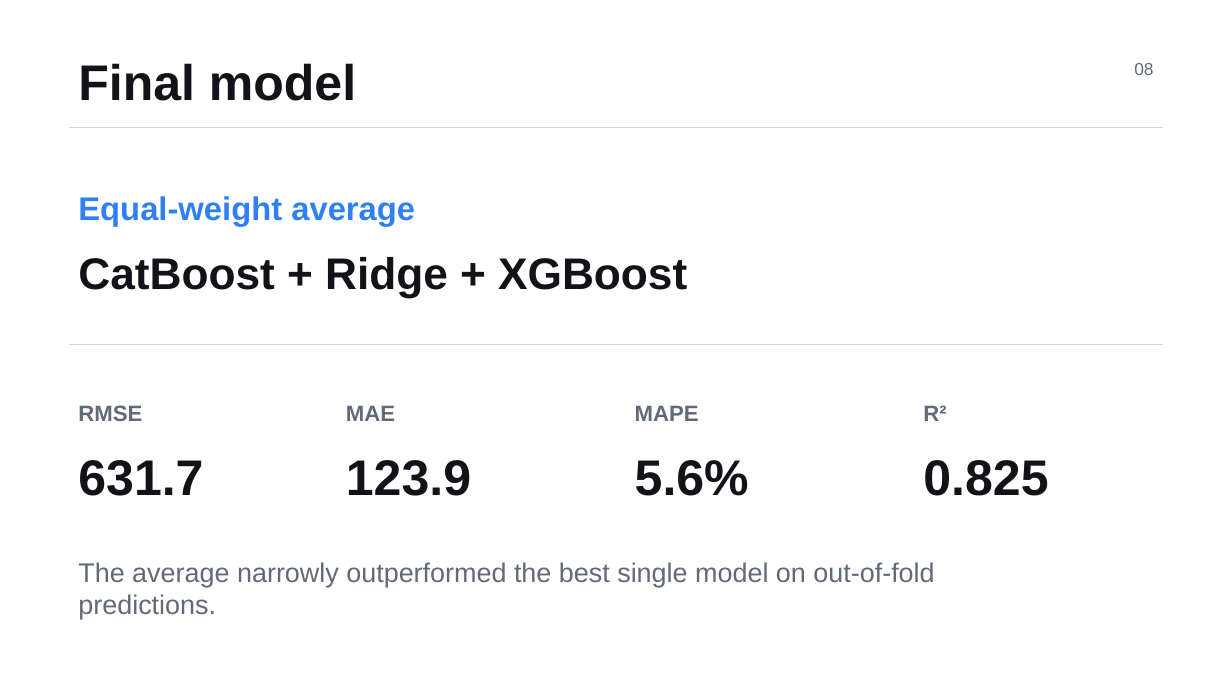
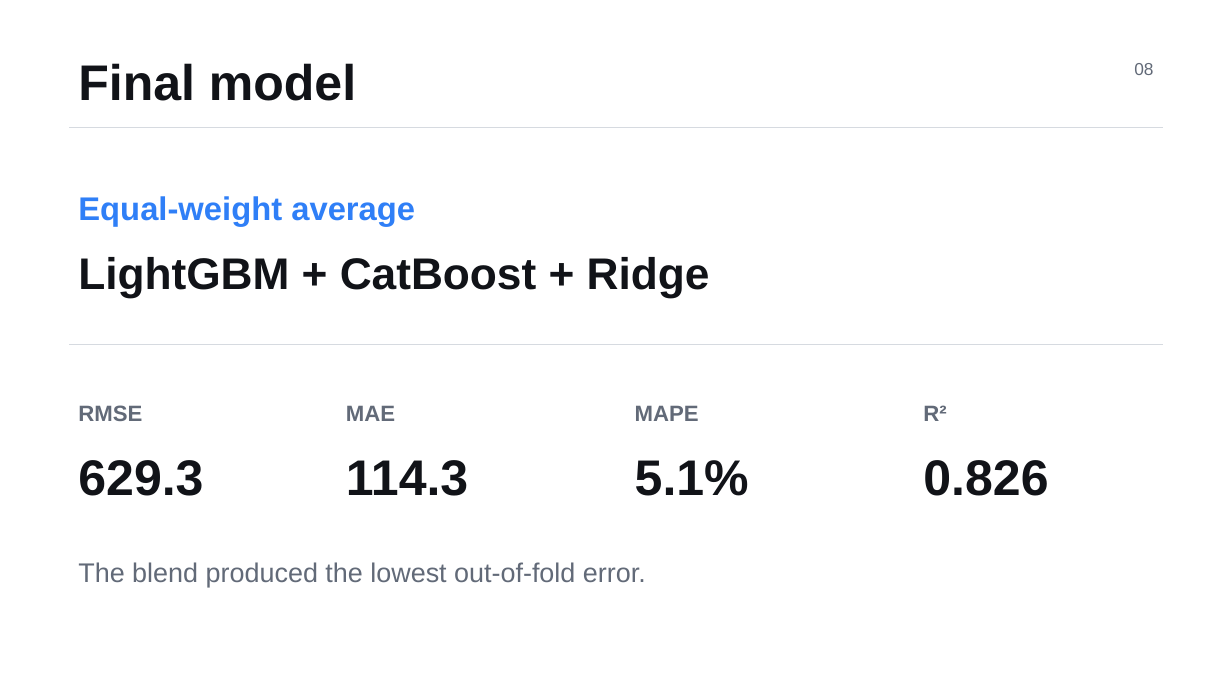
Before and after one commit to 61j3t/spotter-freight-rate-ml, a slide deck: slide 8 of Freight_Rate_Prediction_Minimal.pptx. Drawn at 1232x693 pixels with LibreOffice and Linux fonts; fonts in the diff are those of the drawing. Boxes give left, top, right and bottom in pixels: in the first picture for what was removed or moved away, otherwise in the second. Text is boxed around its words. In the diff, an @@ line names an element or a change of style, - is before the commit and + after.

```diff
--- a/Freight_Rate_Prediction_Minimal.pptx
+++ b/Freight_Rate_Prediction_Minimal.pptx
@@ text at box(78, 257, 710, 297): text changed @@
-CatBoost + Ridge + XGBoost
+LightGBM + CatBoost + Ridge
@@ text at box(78, 460, 203, 496): text changed @@
-631.7
+629.3
@@ text at box(346, 460, 468, 496): text changed @@
-123.9
+114.3
@@ text at box(635, 460, 749, 496): text changed @@
-5.6%
+5.1%
@@ text at box(923, 460, 1048, 496): text changed @@
-0.825
+0.826
@@ text at box(78, 562, 646, 587): text changed @@
-The average narrowly outperformed the best single model on out-of-fold predictions.
+The blend produced the lowest out-of-fold error.
```
Also in this commit, not shown: 2 other slides changed, 17 other files.
